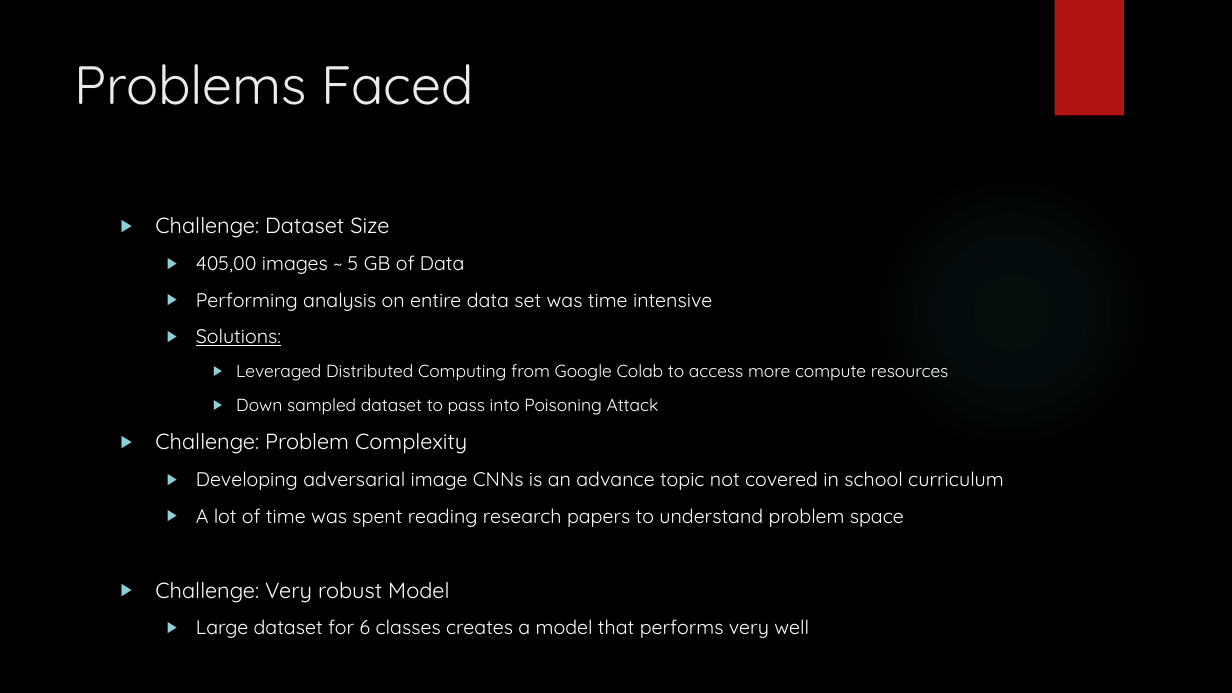
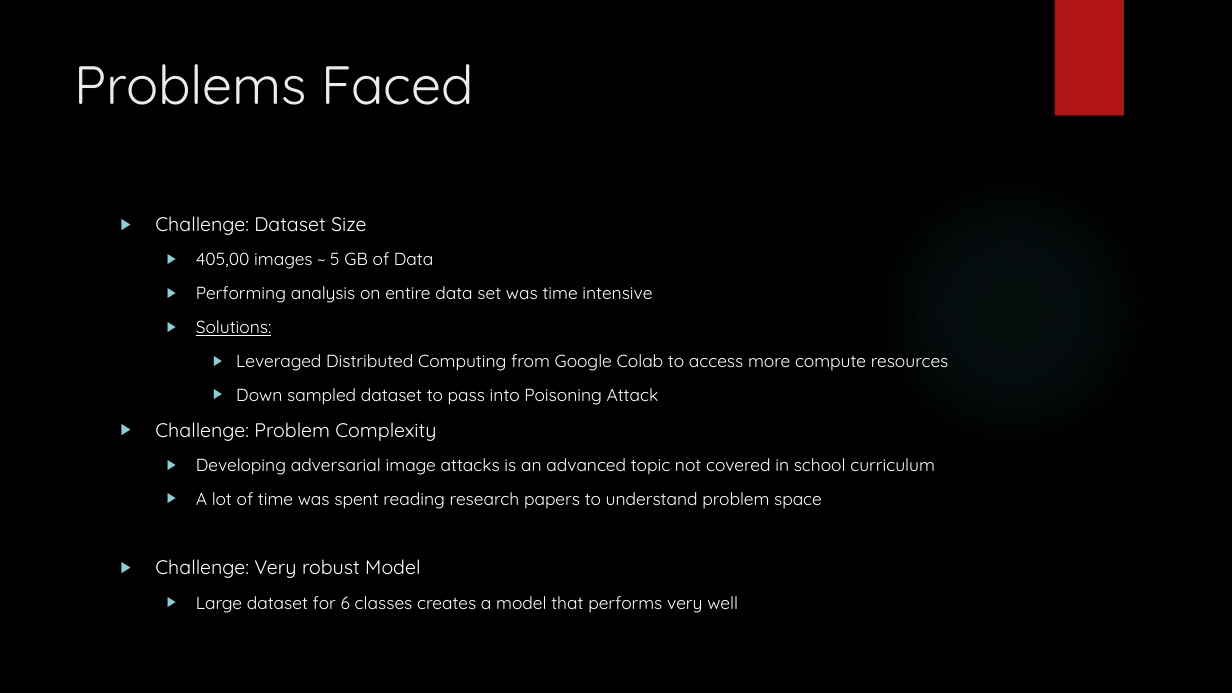
Before and after one commit to sgmurphy00/TOOLS1, a slide deck: slide 13 of Comp4447_Final_Project.pptx (slide 11 before the commit). Drawn at 1232x693 pixels with LibreOffice and Linux fonts; fonts in the diff are those of the drawing; background and template pictures are left out. Boxes give left, top, right and bottom in pixels: in the first picture for what was removed or moved away, otherwise in the second. Text is boxed around its words. In the diff, an @@ line names an element or a change of style, - is before the commit and + after.

```diff
--- a/Comp4447_Final_Project.pptx
+++ b/Comp4447_Final_Project.pptx
@@ text at bbox=[155, 216, 822, 613]: size 17 to 15.3 pt in "Challenge: Dataset Size", "Challenge: Problem Complexity", "Challenge: Very robust Model"; size 15.3 to 13.6 pt in "405,00 images ~ 5 GB of Data", "Performing analysis on entire data set was ...", "Solutions:", "A lot of time was spent reading ..." and 1 more places @@
@@ text at bbox=[196, 458, 935, 475]: text changed; size 15.3 to 13.6 pt @@
-  ▶ Developing adversarial image CNNs is an advance topic not covered in school curriculum
+  ▶ Developing adversarial image attacks is an advanced topic not covered in school curriculum
```
Also in this commit, not shown: 4 other slides changed, 5 slides added, 1 slide removed.
